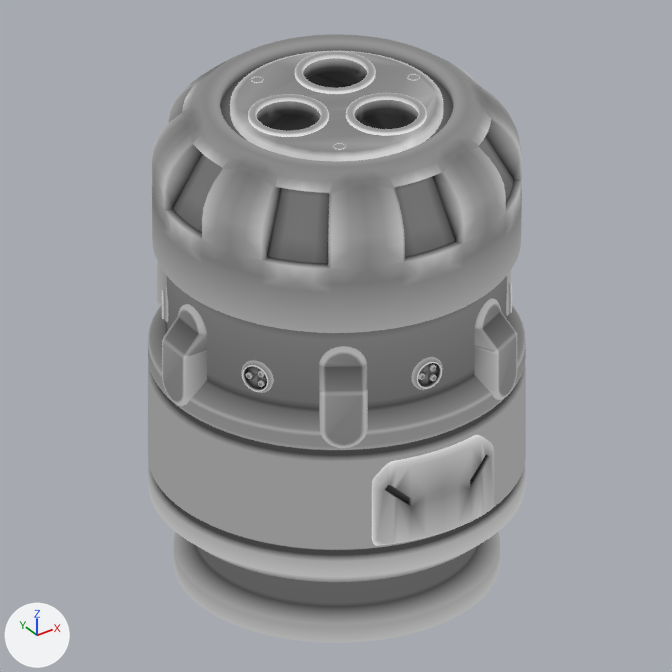
What one commit did to the Blender file addons/textools/resources/materials.blend.
One viewpoint serves both versions: the file's camera 'Camera.000'. Arrows for +X, +Y and +Z are at lower left; the lights stay in place. The same objects are shown in both versions, whatever each file hides.

The first picture shows 'bake_gradient_z'.
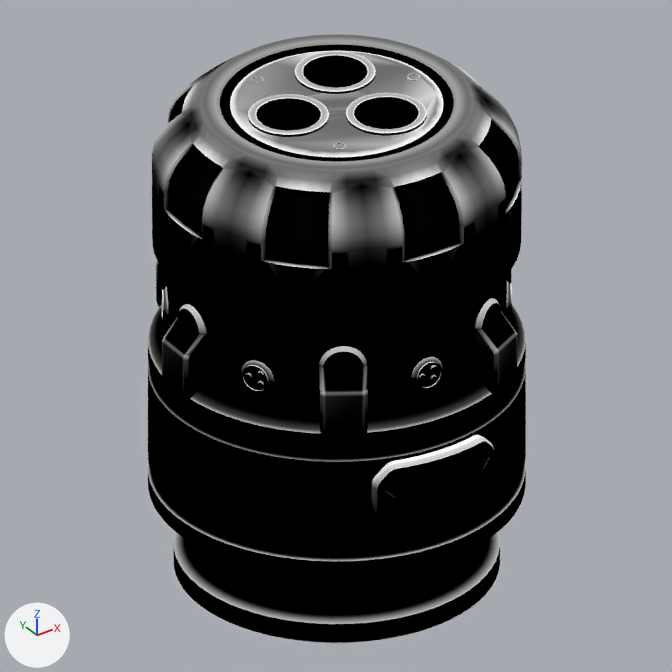
Changed parts and their boxes [x1, y1, x2, y2] in the pictures (672 x 672 px):
'bake_gradient_z', recoloured (grey to black): [148, 34, 526, 643] in both

Diff of the bpy script that builds the scene:
```diff
--- a/addons/textools/resources/materials.blend.py
+++ b/addons/textools/resources/materials.blend.py
@@ mat_bake_dust @@
+mat_bake_dust = bpy.data.materials.new('bake_dust')
+# nodes: Emission, Math, NewGeometry, OutputMaterial, SeparateXYZ, ValToRGB
+# colours: black #000000, white #f4fffc
@@ me_hard_surface_mesh_3018_003 @@
 me_hard_surface_mesh_3018_003.from_pydata(...)  # 10917 vertices, 11995 faces; spans x -0.89..0.9, y -0.92..0.92, z -1.36..1.14
-me_hard_surface_mesh_3018_003.materials.append(mat_bake_id)
+me_hard_surface_mesh_3018_003.materials.append(mat_bake_dust)
```
